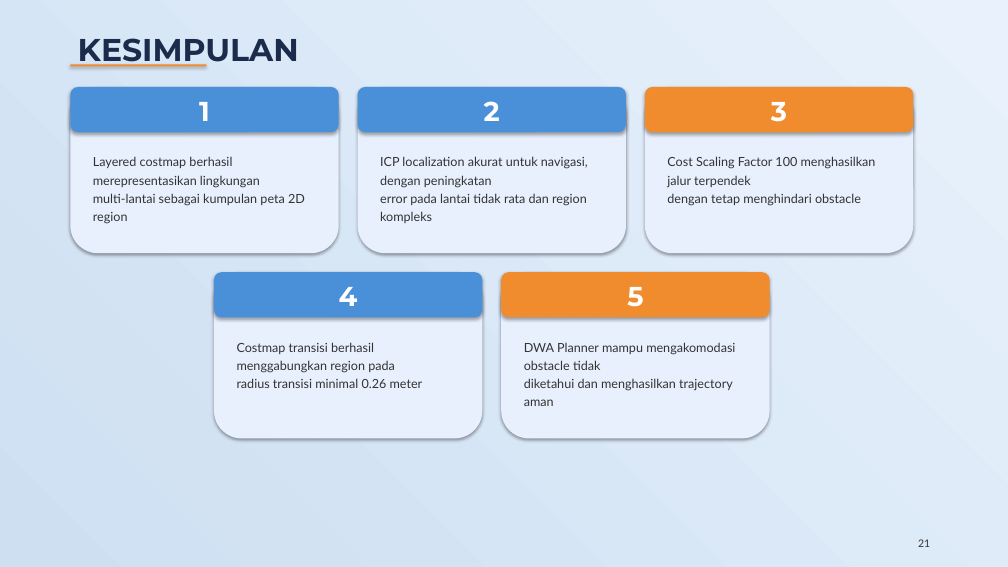
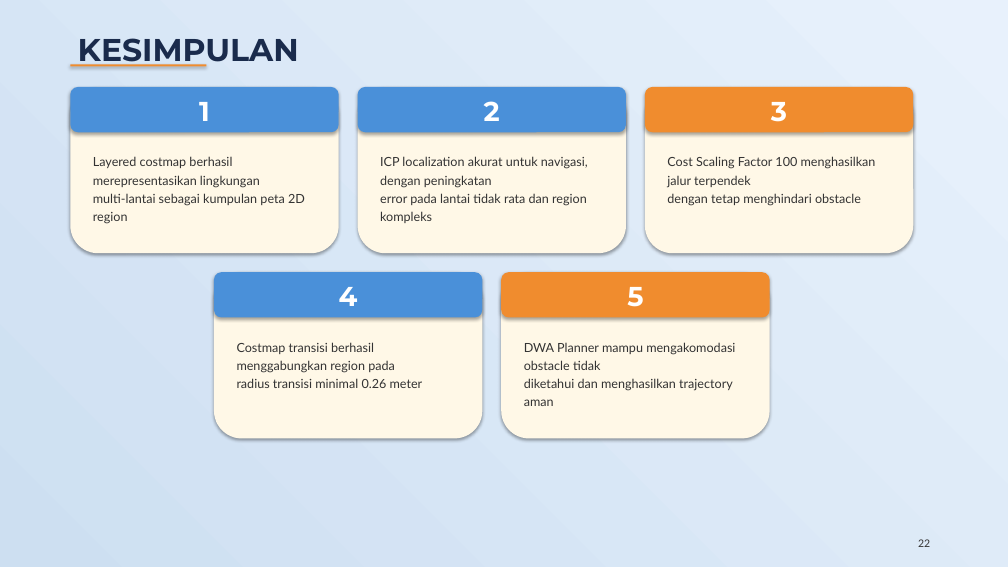
Before and after one commit to bagaswizard/Buku_TA, a slide deck: slide 22 of Presentasi_Sidang_TA.pptx (slide 21 before the commit). Drawn at 1008x567 pixels with LibreOffice and Linux fonts; fonts in the diff are those of the drawing. Boxes give left, top, right and bottom in pixels: in the first picture for what was removed or moved away, otherwise in the second. Text is boxed around its words. In the diff, an @@ line names an element or a change of style, - is before the commit and + after.

```diff
--- a/Presentasi_Sidang_TA.pptx
+++ b/Presentasi_Sidang_TA.pptx
@@ fill #E8F0FE to #FFF8E7 in 5 elements at <box>70,87,339,253</box>, <box>358,87,626,253</box>, <box>645,87,913,253</box>, <box>214,272,482,439</box>, <box>501,272,770,439</box> @@
@@ text at <box>918,539,930,547</box>: text changed @@
-21
+22
```
Also in this commit, not shown: 20 other slides changed, 1 slide added, 22 other files.
